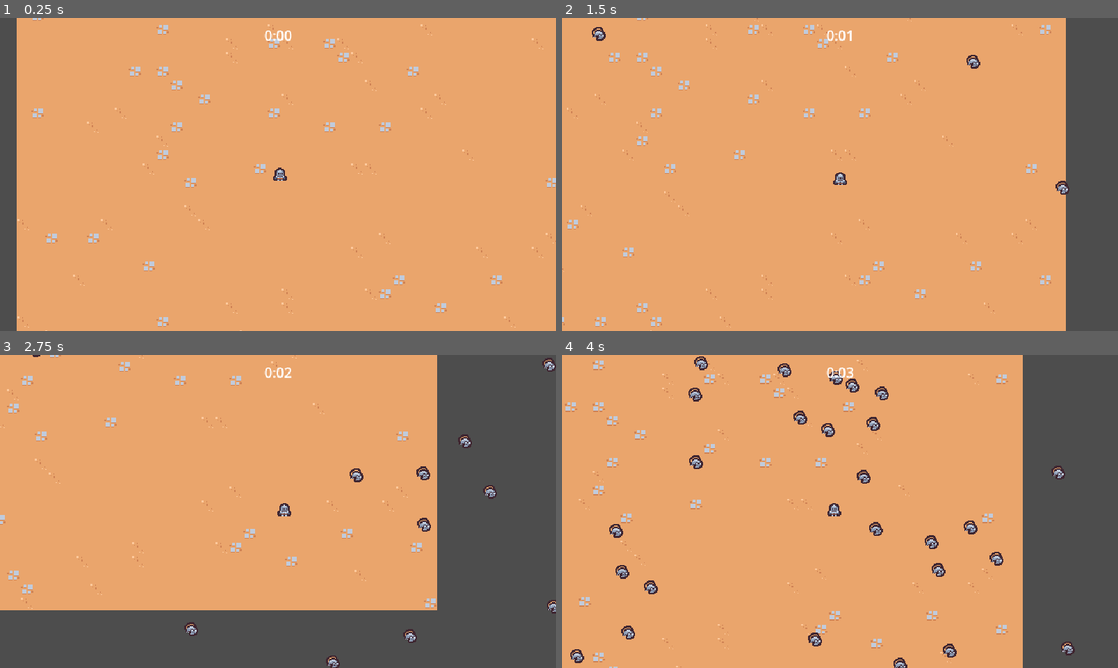
Above: before the commit, frames 1-4 (two rows, left to right).
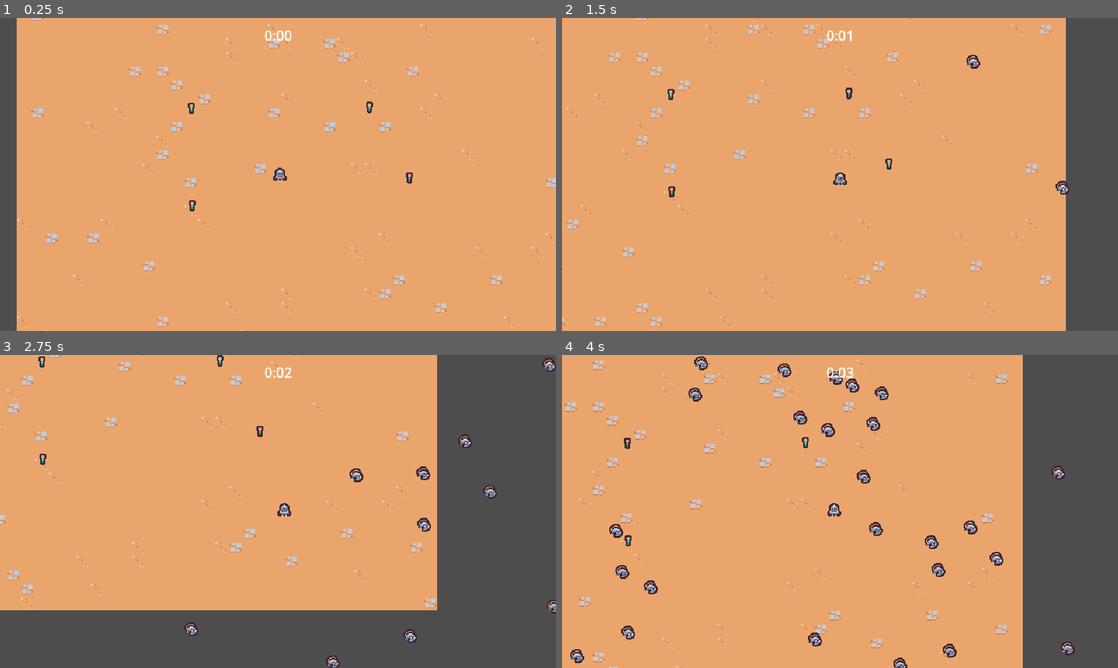
Above: after the commit, the same moments.

Repository: xiaorongdian/2dsurvivorscourse
Game: Godot game, scene res://scenes/main/main.tscn
Two runs of this game, one before a commit and one after it. Both use one fixed random seed, a clock stepped at 60 frames per second and the inputs below.
Inputs:
- Up to frame 1 (0.25 s): no input
- Up to frame 2 (1.5 s): hold Right (move_right) 0.53-1.28 s; hold Down (move_down) from 1.28 s (still down)
- Up to frame 3 (2.75 s): release Down (move_down) at 2.03 s; hold Right (move_right) from 2.03 s (still down)
- Up to frame 4 (4 s): release Right (move_right) at 2.78 s; hold Up (move_up) 2.78-3.53 s; hold Left (move_left) from 3.53 s (still down)

The runs differ from the first frame. In frame 1, 0.1% of the frame differs, in the area x 33-75%, y 26-62%; in frame 2, 0.2%, in the area x 5-60%, y 2-58%; in frame 3, 0.1%; in frame 4, 0.2%.

Commit message:
经验小瓶、拾取碰撞

Diff:
--- a/project.godot
+++ b/project.godot
@@ -65,6 +65,7 @@
 2d_physics/layer_2="Player"
 2d_physics/layer_3="Enemy"
 2d_physics/layer_4="EnemyCollision"
+2d_physics/layer_5="PlayerPickup"
 
 [rendering]
 
--- a/scenes/basic_enemy/basic_enemy.tscn
+++ b/scenes/game_object/basic_enemy/basic_enemy.tscn
@@ -1,7 +1,7 @@
 [gd_scene load_steps=5 format=3 uid="uid://dc7kgtkhrr5l4"]
 
-[ext_resource type="Texture2D" uid="uid://digi6ufoox3ni" path="res://scenes/basic_enemy/basic_enemy.png" id="1_fng3e"]
-[ext_resource type="Script" uid="uid://bns7ujtht4bw7" path="res://scenes/basic_enemy/basic_enemy.gd" id="1_gxg7h"]
+[ext_resource type="Texture2D" uid="uid://digi6ufoox3ni" path="res://scenes/game_object/basic_enemy/basic_enemy.png" id="1_fng3e"]
+[ext_resource type="Script" uid="uid://bns7ujtht4bw7" path="res://scenes/game_object/basic_enemy/basic_enemy.gd" id="1_gxg7h"]
 
 [sub_resource type="CircleShape2D" id="CircleShape2D_gxg7h"]
 radius = 6.0
--- /dev/null
+++ b/scenes/game_object/experience_vial/experience_vial.gd
@@ -0,0 +1,9 @@
+extends Node2D
+
+
+func _ready() -> void:
+	$Area2D.area_entered.connect(on_area_enter)
+
+
+func on_area_enter(other_area: Area2D):
+	queue_free()
--- /dev/null
+++ b/scenes/game_object/experience_vial/experience_vial.tscn
@@ -0,0 +1,20 @@
+[gd_scene load_steps=4 format=3 uid="uid://cy12g26ysdlwk"]
+
+[ext_resource type="Script" uid="uid://vrkbevt6gw87" path="res://scenes/game_object/experience_vial/experience_vial.gd" id="1_jmuu1"]
+[ext_resource type="Texture2D" uid="uid://bkoci6fp4urol" path="res://scenes/game_object/experience_vial/tile_0126.png" id="1_krkhv"]
+
+[sub_resource type="CircleShape2D" id="CircleShape2D_krkhv"]
+radius = 8.0
+
+[node name="ExperienceVial" type="Node2D"]
+script = ExtResource("1_jmuu1")
+
+[node name="Area2D" type="Area2D" parent="."]
+collision_layer = 0
+collision_mask = 16
+
+[node name="CollisionShape2D" type="CollisionShape2D" parent="Area2D"]
+shape = SubResource("CircleShape2D_krkhv")
+
+[node name="Sprite2D" type="Sprite2D" parent="."]
+texture = ExtResource("1_krkhv")
--- a/scenes/game_camera/game_camera.tscn
+++ b/scenes/game_object/game_camera/game_camera.tscn
@@ -1,6 +1,6 @@
 [gd_scene load_steps=2 format=3 uid="uid://catl41inustec"]
 
-[ext_resource type="Script" uid="uid://bo4nqnpjsa3dc" path="res://scenes/game_camera/game_camera.gd" id="1_17y56"]
+[ext_resource type="Script" uid="uid://bo4nqnpjsa3dc" path="res://scenes/game_object/game_camera/game_camera.gd" id="1_17y56"]
 
 [node name="GameCamera" type="Camera2D"]
 script = ExtResource("1_17y56")
--- a/scenes/player/player.tscn
+++ b/scenes/game_object/player/player.tscn
@@ -1,11 +1,14 @@
-[gd_scene load_steps=5 format=3 uid="uid://b18o0gkulxfsp"]
+[gd_scene load_steps=6 format=3 uid="uid://b18o0gkulxfsp"]
 
-[ext_resource type="Texture2D" uid="uid://djictqy0tyt7o" path="res://scenes/player/player.png" id="1_8afob"]
-[ext_resource type="Script" uid="uid://cwqc58gw2yvvg" path="res://scenes/player/player.gd" id="1_dovo2"]
+[ext_resource type="Texture2D" uid="uid://djictqy0tyt7o" path="res://scenes/game_object/player/player.png" id="1_8afob"]
+[ext_resource type="Script" uid="uid://cwqc58gw2yvvg" path="res://scenes/game_object/player/player.gd" id="1_dovo2"]
 [ext_resource type="PackedScene" uid="uid://bt7qjoy5mv40h" path="res://scenes/abillity/sword_abillity_controller/sword_abillity_controller.tscn" id="2_gmlin"]
 
 [sub_resource type="CircleShape2D" id="CircleShape2D_8afob"]
 radius = 5.0
+
+[sub_resource type="CircleShape2D" id="CircleShape2D_s3670"]
+radius = 27.0
 
 [node name="Player" type="CharacterBody2D" groups=["player"]]
 position = Vector2(307, 169)
@@ -24,3 +27,10 @@
 
 [node name="CollisionShape2D" type="CollisionShape2D" parent="."]
 shape = SubResource("CircleShape2D_8afob")
+
+[node name="PickUp" type="Area2D" parent="."]
+collision_layer = 16
+collision_mask = 16
+
+[node name="CollisionShape2D" type="CollisionShape2D" parent="PickUp"]
+shape = SubResource("CircleShape2D_s3670")
--- a/scenes/main/main.tscn
+++ b/scenes/main/main.tscn
@@ -1,12 +1,12 @@
 [gd_scene load_steps=8 format=4 uid="uid://donw2kh27h1an"]
 
 [ext_resource type="PackedScene" uid="uid://bv3qiiyjksfca" path="res://scenes/manager/enemy_manager.tscn" id="1_6q06x"]
-[ext_resource type="PackedScene" uid="uid://b18o0gkulxfsp" path="res://scenes/player/player.tscn" id="1_hyk8p"]
+[ext_resource type="PackedScene" uid="uid://b18o0gkulxfsp" path="res://scenes/game_object/player/player.tscn" id="1_hyk8p"]
 [ext_resource type="TileSet" uid="uid://dxs8c4jgpx31q" path="res://resources/tileset.tres" id="1_iuonh"]
-[ext_resource type="PackedScene" uid="uid://catl41inustec" path="res://scenes/game_camera/game_camera.tscn" id="1_k2fmo"]
+[ext_resource type="PackedScene" uid="uid://catl41inustec" path="res://scenes/game_object/game_camera/game_camera.tscn" id="1_k2fmo"]
 [ext_resource type="PackedScene" uid="uid://r00rtkmj7uwt" path="res://scenes/ui/ArenaTimerUI.tscn" id="1_ow5a4"]
 [ext_resource type="PackedScene" uid="uid://b3abgbsxda82m" path="res://scenes/manager/ArenaTimeManager.tscn" id="2_hujxm"]
-[ext_resource type="PackedScene" uid="uid://dc7kgtkhrr5l4" path="res://scenes/basic_enemy/basic_enemy.tscn" id="4_l3cfh"]
+[ext_resource type="PackedScene" uid="uid://cy12g26ysdlwk" path="res://scenes/game_object/experience_vial/experience_vial.tscn" id="7_hujxm"]
 
 [node name="Main" type="Node"]
 
@@ -27,4 +27,14 @@
 [node name="Player" parent="." instance=ExtResource("1_hyk8p")]
 position = Vector2(302, 225)
 
-[node name="BasicEnemy" parent="." instance=ExtResource("4_l3cfh")]
+[node name="ExperienceVial" parent="." instance=ExtResource("7_hujxm")]
+position = Vector2(200, 146)
+
+[node name="ExperienceVial2" parent="." instance=ExtResource("7_hujxm")]
+position = Vector2(405, 145)
+
+[node name="ExperienceVial3" parent="." instance=ExtResource("7_hujxm")]
+position = Vector2(201, 258)
+
+[node name="ExperienceVial4" parent="." instance=ExtResource("7_hujxm")]
+position = Vector2(451, 226)
--- a/scenes/manager/enemy_manager.tscn
+++ b/scenes/manager/enemy_manager.tscn
@@ -1,7 +1,7 @@
 [gd_scene load_steps=3 format=3 uid="uid://bv3qiiyjksfca"]
 
 [ext_resource type="Script" uid="uid://fu883d8ae4kh" path="res://scenes/manager/enemy_manager.gd" id="1_jybml"]
-[ext_resource type="PackedScene" uid="uid://dc7kgtkhrr5l4" path="res://scenes/basic_enemy/basic_enemy.tscn" id="2_1w3g6"]
+[ext_resource type="PackedScene" uid="uid://dc7kgtkhrr5l4" path="res://scenes/game_object/basic_enemy/basic_enemy.tscn" id="2_1w3g6"]
 
 [node name="EnemyManager" type="Node"]
 script = ExtResource("1_jybml")
--- a/scenes/ui/arena_timer_ui.gd
+++ b/scenes/ui/arena_timer_ui.gd
@@ -15,6 +15,6 @@
 
 
 func format_second_to_str(seconds :float):
-	var min = floori(seconds/ 60)
-	var second = seconds - min * 60
-	return str(min) + ":" + ("%02d" % floor(second))
+	var mins = floori(seconds/ 60)
+	var second = seconds - mins * 60
+	return str(mins) + ":" + ("%02d" % floor(second))
Renamed: scenes/basic_enemy/basic_enemy.gd -> scenes/game_object/basic_enemy/basic_enemy.gd
Renamed: scenes/basic_enemy/basic_enemy.gd.uid -> scenes/game_object/basic_enemy/basic_enemy.gd.uid
Renamed: scenes/basic_enemy/basic_enemy.png -> scenes/game_object/basic_enemy/basic_enemy.png
Not shown, added: scenes/game_object/basic_enemy/basic_enemy.png.import
Not shown, added: scenes/game_object/experience_vial/experience_vial.gd.uid
Binary file added: scenes/game_object/experience_vial/tile_0126.png
Not shown, changed: scenes/game_object/experience_vial/tile_0126.png.import
Renamed: scenes/game_camera/game_camera.gd -> scenes/game_object/game_camera/game_camera.gd
Renamed: scenes/game_camera/game_camera.gd.uid -> scenes/game_object/game_camera/game_camera.gd.uid
Renamed: scenes/player/player.gd -> scenes/game_object/player/player.gd
Renamed: scenes/player/player.gd.uid -> scenes/game_object/player/player.gd.uid
Renamed: scenes/player/player.png -> scenes/game_object/player/player.png
(and 2 more such lines)
